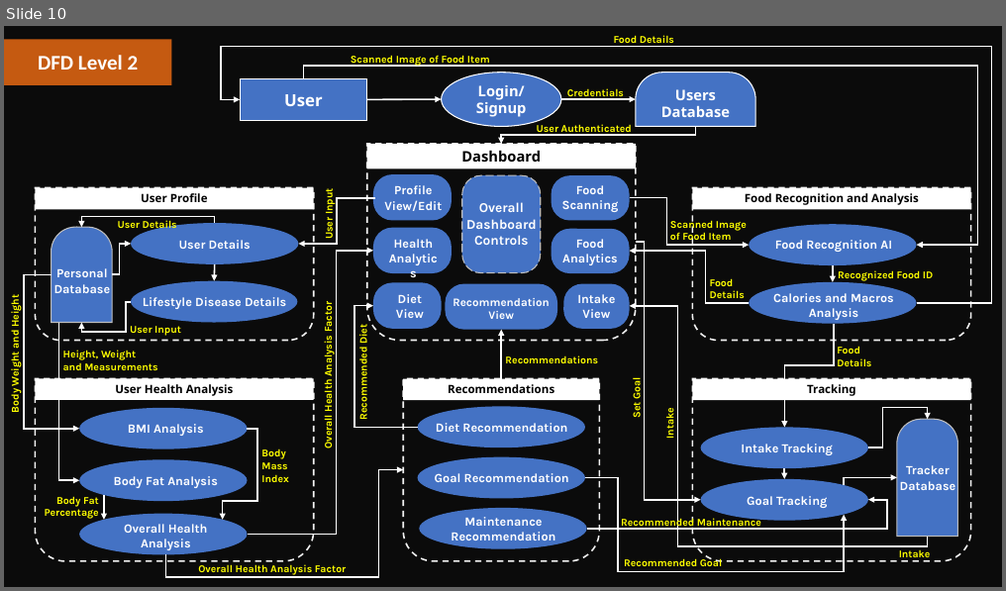
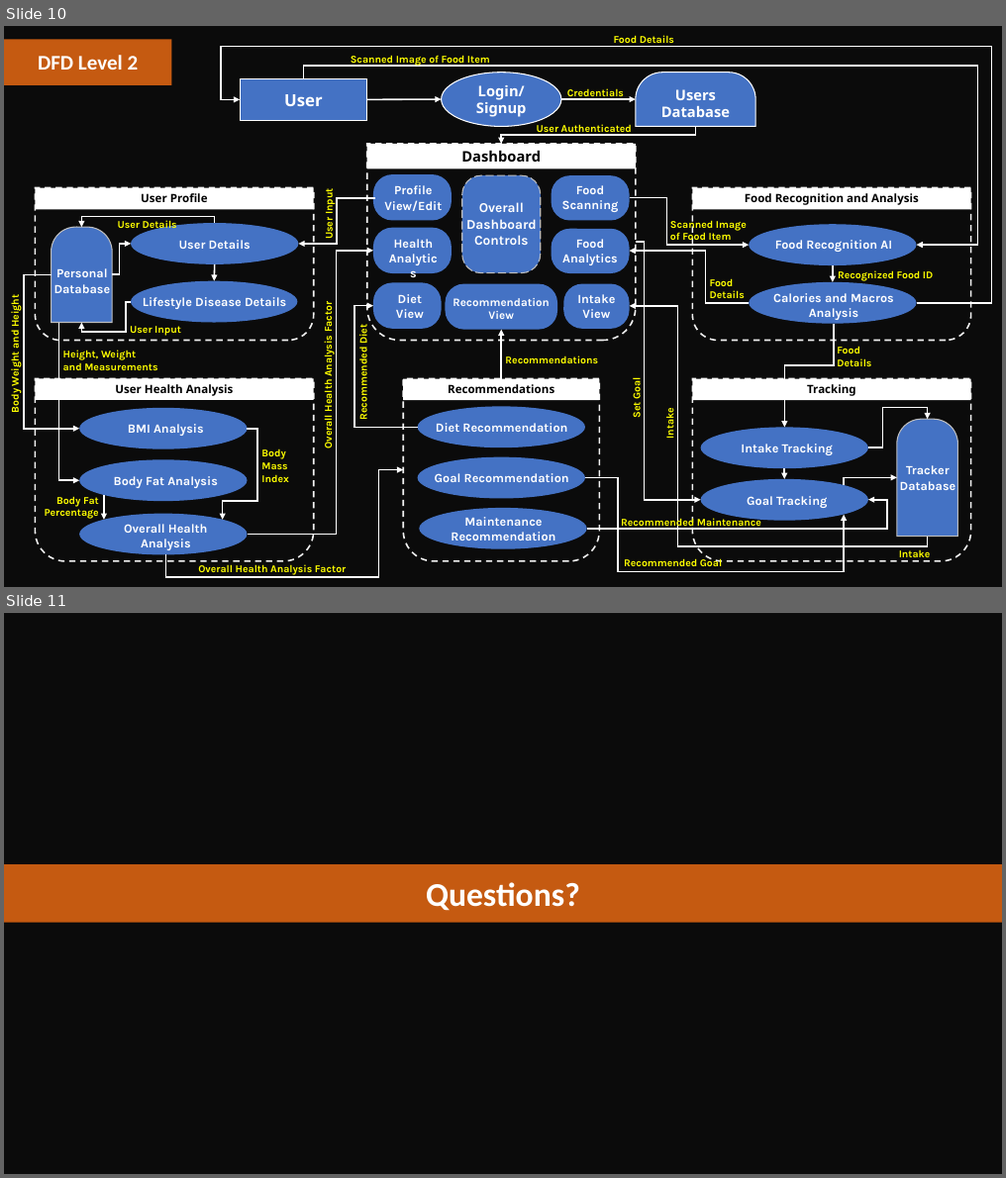
Before and after one commit to vishnuhidesh/FitFuel, a slide deck: Second Review.pptx. Shown one above the other, each under a label of ours: slide 10 before the commit, slides 10 and 11 after it. The pictures are 1006x591 and 1006x1178 pixels, drawn with LibreOffice and Linux fonts; fonts in the diff are those of the drawing; background and template pictures are left out; a plain dark background stands for a picture behind light text. Boxes give left, top, right and bottom in pixels: in the first picture for what was removed or moved away, otherwise in the second. Text is boxed around its words. In the diff, an @@ line names an element or a change of style, - is before the commit and + after.

```diff
--- a/Second Review.pptx
+++ b/Second Review.pptx
@@ slide 11 added at box(4, 613, 1002, 1174), background picture (left out) @@
@@ rectangle added at box(4, 613, 1002, 1174), fill #000000 at 72% opacity @@
@@ rectangle added at box(4, 864, 1002, 922), fill #C55A11 @@
@@ text added at box(426, 882, 580, 911), 32 pt, text #FFFFFF, bold @@
+Questions?
```
Also in this commit, not shown: 1 slide changed, 2 other slides added.
